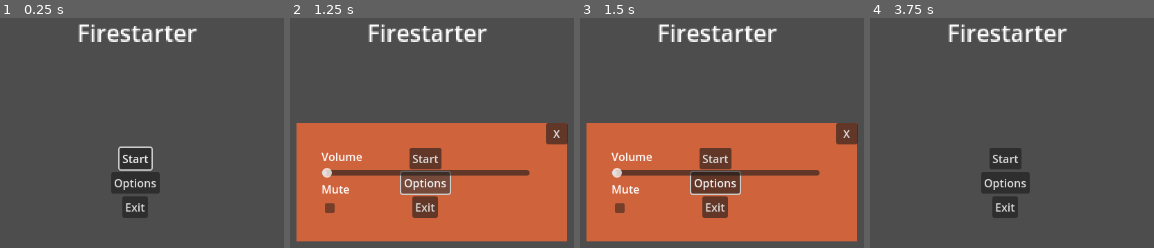
Above: before the commit, frames 1-4 (left to right).
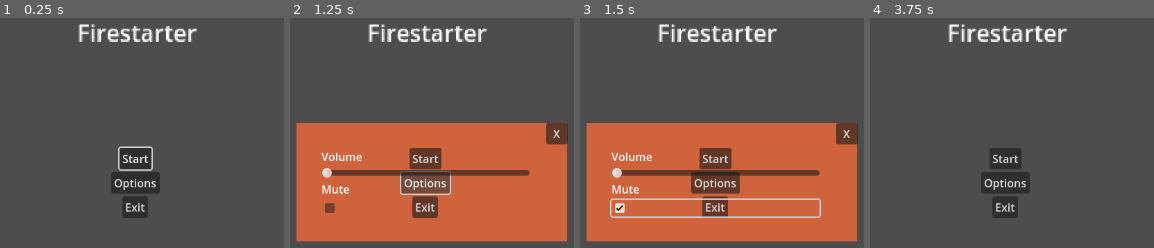
Above: after the commit, the same moments.

Repository: jo9182/Firestarter
Game: Godot game, scene res://scenes/menu.tscn
Two runs of this game, one before a commit and one after it. Both use one fixed random seed, a clock stepped at 60 frames per second and the inputs below. The project has no main scene, so this scene is started directly.
Inputs (mouse positions are in pixels of both pictures, inside the frame that each line leads up to):
- Up to frame 1 (0.25 s): no input
- Up to frame 2 (1.25 s): click "Options" at 0.5 s
- Up to frame 3 (1.5 s): click (716, 208) at 1.25 s
- Up to frame 4 (3.75 s): click "Start" at 2 s; click "Start" at 2.75 s; click "X" at 3.5 s

Frames 1-2 are identical in both runs. In frame 3, 1.8% of the frame differs, in the area x 10-85%, y 66-87%; in frame 4, nothing differs.

Commit message:
Fixed the menu
Had to remove the margin container

Diff:
--- a/scenes/settings.tscn
+++ b/scenes/settings.tscn
@@ -10,42 +10,6 @@
 grow_horizontal = 2
 grow_vertical = 2
 script = ExtResource("1_5p8wc")
-
-[node name="MarginContainer" type="MarginContainer" parent="."]
-layout_mode = 1
-anchors_preset = 8
-anchor_left = 0.5
-anchor_top = 0.5
-anchor_right = 0.5
-anchor_bottom = 0.5
-offset_left = -29.5
-offset_top = -49.0
-offset_right = 29.5
-offset_bottom = 49.0
-grow_horizontal = 2
-grow_vertical = 2
-
-[node name="VBoxContainer" type="VBoxContainer" parent="MarginContainer"]
-layout_mode = 2
-size_flags_horizontal = 4
-size_flags_vertical = 4
-
-[node name="volLabel" type="Label" parent="MarginContainer/VBoxContainer"]
-layout_mode = 2
-text = "Volume"
-
-[node name="volume" type="HSlider" parent="MarginContainer/VBoxContainer"]
-z_index = 4
-custom_minimum_size = Vector2(300, 0)
-layout_mode = 2
-
-[node name="muteLabel" type="Label" parent="MarginContainer/VBoxContainer"]
-layout_mode = 2
-text = "Mute"
-
-[node name="mute" type="CheckBox" parent="MarginContainer/VBoxContainer"]
-z_index = 4
-layout_mode = 2
 
 [node name="ColorRect" type="ColorRect" parent="."]
 z_index = -1
@@ -66,6 +30,32 @@
 offset_bottom = 269.0
 text = "X"
 
-[connection signal="value_changed" from="MarginContainer/VBoxContainer/volume" to="." method="_on_volume_value_changed"]
-[connection signal="toggled" from="MarginContainer/VBoxContainer/mute" to="." method="_on_mute_toggled"]
+[node name="VBoxContainer" type="VBoxContainer" parent="."]
+layout_mode = 2
+offset_left = 426.0
+offset_top = 275.0
+offset_right = 726.0
+offset_bottom = 373.0
+size_flags_horizontal = 4
+size_flags_vertical = 4
+
+[node name="volLabel" type="Label" parent="VBoxContainer"]
+layout_mode = 2
+text = "Volume"
+
+[node name="volume" type="HSlider" parent="VBoxContainer"]
+z_index = 4
+custom_minimum_size = Vector2(300, 0)
+layout_mode = 2
+
+[node name="muteLabel" type="Label" parent="VBoxContainer"]
+layout_mode = 2
+text = "Mute"
+
+[node name="mute" type="CheckBox" parent="VBoxContainer"]
+z_index = 4
+layout_mode = 2
+
 [connection signal="pressed" from="Button" to="." method="_on_button_pressed"]
+[connection signal="value_changed" from="VBoxContainer/volume" to="." method="_on_volume_value_changed"]
+[connection signal="toggled" from="VBoxContainer/mute" to="." method="_on_mute_toggled"]
